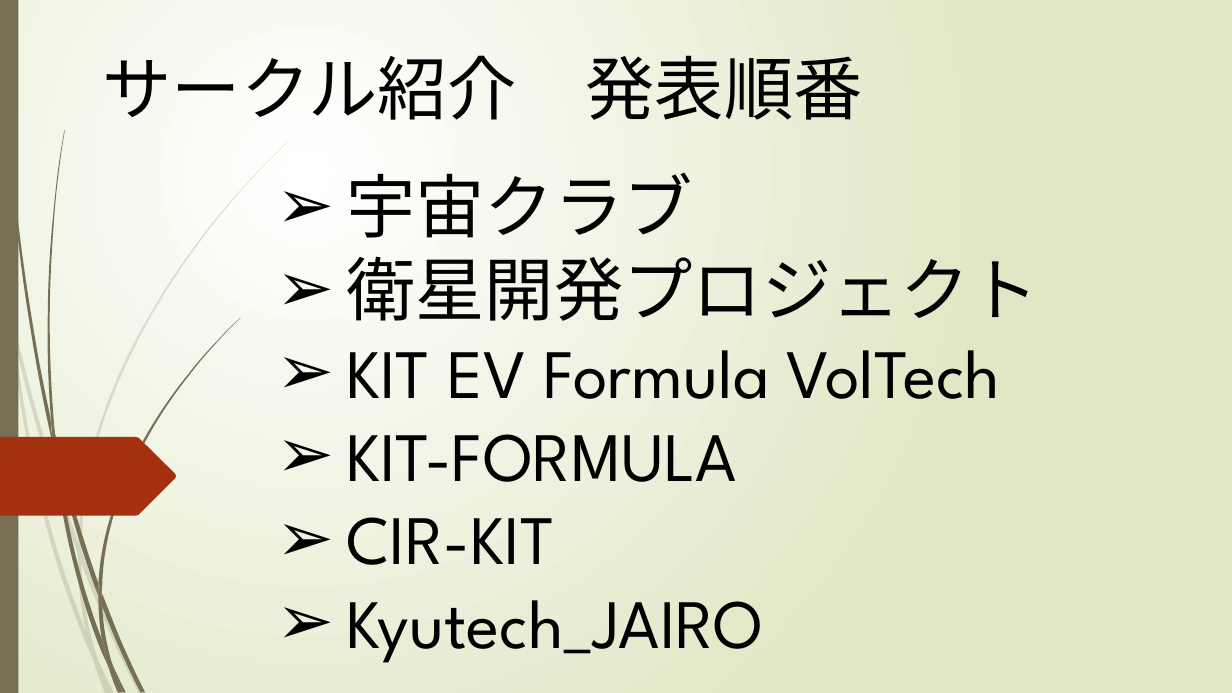
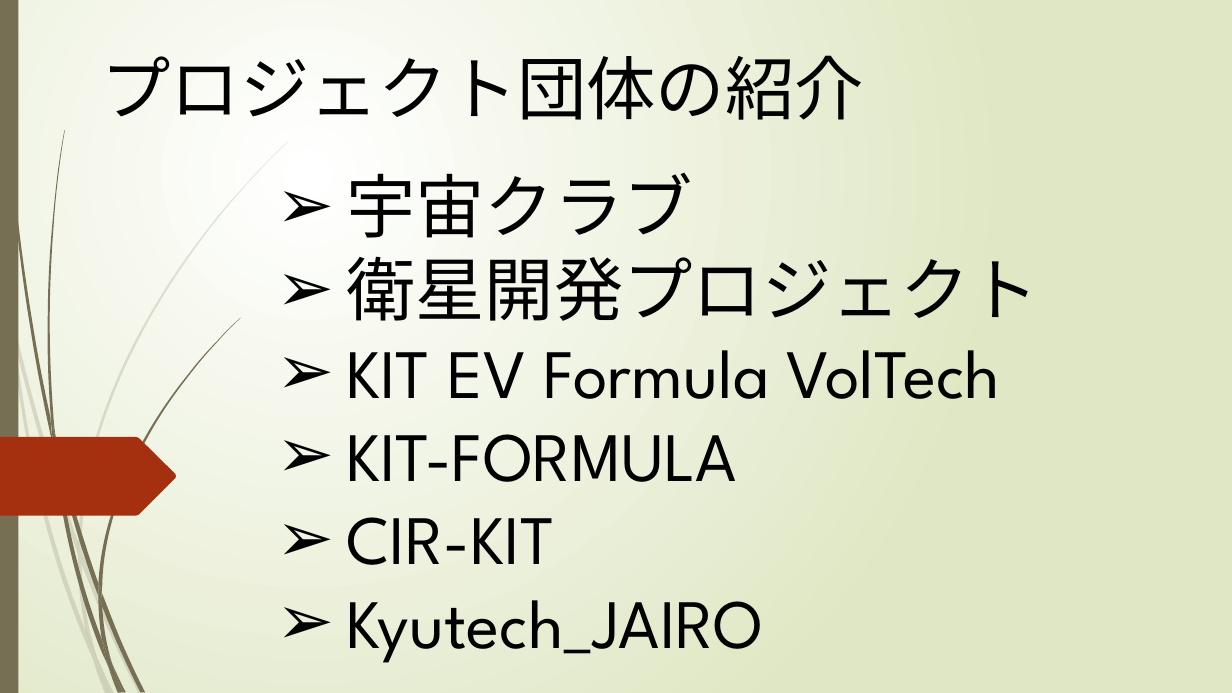
Before and after one commit to CIRKIT-ARC-1stGrade/Meeting_Room, a slide deck: slide 1 of orientation_2017/新入生オリエンテーションー発表順番_総合システム.pptx. Drawn at 1232x693 pixels with LibreOffice and Linux fonts; fonts in the diff are those of the drawing. Boxes give left, top, right and bottom in pixels: in the first picture for what was removed or moved away, otherwise in the second. Text is boxed around its words. In the diff, an @@ line names an element or a change of style, - is before the commit and + after.

```diff
--- a/orientation_2017/新入生オリエンテーションー発表順番_総合システム.pptx
+++ b/orientation_2017/新入生オリエンテーションー発表順番_総合システム.pptx
@@ text at (x1=102, y1=55, x2=864, y2=120): text changed @@
-サークル紹介 発表順番
+プロジェクト団体の紹介
```
Also in this commit, not shown: 1 other file.
